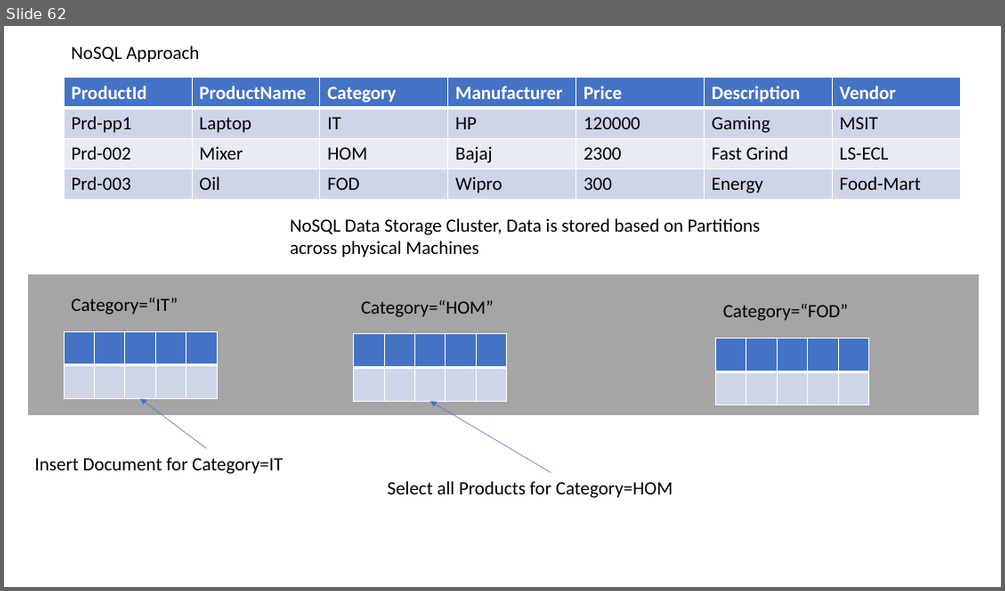
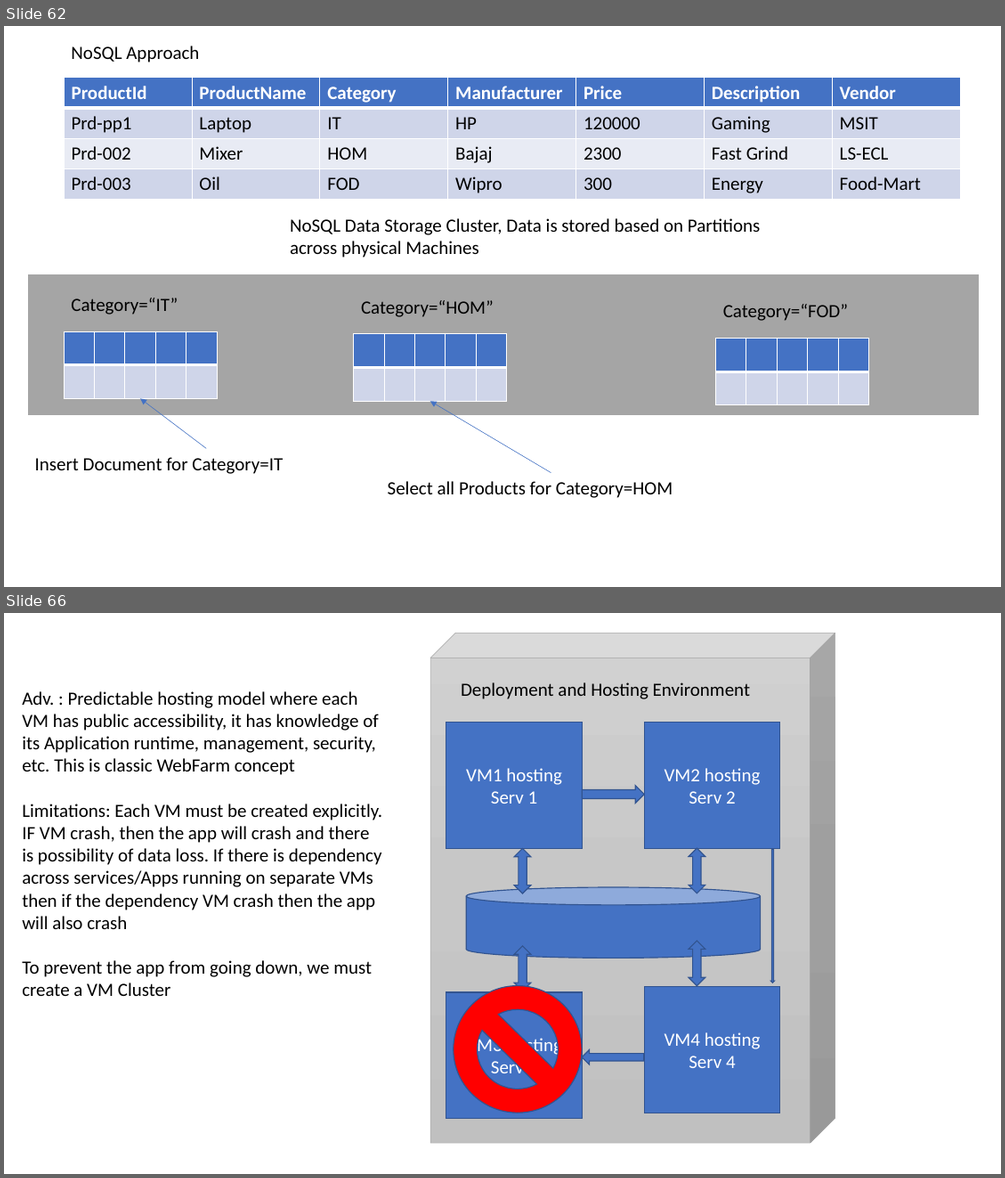
Before and after one commit to maheshsabnis/blazemarch2021, a slide deck: SpotPPTs.pptx. Shown one above the other, each under a label of ours: slide 62 before the commit, slides 62 and 66 after it; the slides between them are not shown. The pictures are 1005x591 and 1005x1178 pixels, drawn with LibreOffice and Linux fonts; fonts in the diff are those of the drawing. Boxes give left, top, right and bottom in pixels: in the first picture for what was removed or moved away, otherwise in the second. Text is boxed around its words. In the diff, an @@ line names an element or a change of style, - is before the commit and + after.

```diff
--- a/SpotPPTs.pptx
+++ b/SpotPPTs.pptx
@@ slide 66 added at bbox=[4, 613, 1001, 1174], background #FFFFFF @@
@@ cube added at bbox=[430, 633, 834, 1143], fill gradient #D2D2D2 to #C8C8C8 to #C0C0C0, outline #A5A5A5 0.5 pt @@
@@ text added at bbox=[22, 691, 383, 996], 18 pt, text #000000 @@
+Adv. : Predictable hosting model where each VM has public accessibility, it has knowledge of its Application runtime, management, security, etc. This is classic WebFarm concept
+Limitations: Each VM must be created explicitly. IF VM crash, then the app will crash and there is possibility of data loss. If there is dependency across services/Apps running on separate VMs then if the dependency VM crash then the app will also crash
+To prevent the app from going down, we must create a VM Cluster
@@ text added at bbox=[461, 682, 750, 699], 18 pt, text #000000 @@
+Deployment and Hosting Environment
@@ rectangle added at bbox=[446, 722, 582, 849], fill #4472C4, outline #325491 1 pt, 18 pt, text #FFFFFF @@
+VM1 hosting Serv 1
@@ rectangle added at bbox=[644, 722, 780, 849], fill #4472C4, outline #325491 1 pt, 18 pt, text #FFFFFF @@
+VM2 hosting Serv 2
@@ right arrow added at bbox=[582, 785, 644, 803], fill #4472C4, outline #325491 1 pt @@
@@ up down arrow added at bbox=[514, 849, 531, 893], fill #4472C4, outline #325491 1 pt @@
@@ up down arrow added at bbox=[688, 848, 704, 892], fill #4472C4, outline #325491 1 pt @@
@@ down arrow added at bbox=[770, 850, 774, 982], fill #4472C4, outline #325491 1 pt @@
@@ cylinder added at bbox=[466, 887, 760, 958], fill #4472C4, outline #325491 1 pt @@
@@ up down arrow added at bbox=[514, 946, 531, 990], fill #4472C4, outline #325491 1 pt @@
@@ up down arrow added at bbox=[688, 941, 704, 985], fill #4472C4, outline #325491 1 pt @@
@@ no-entry sign added at bbox=[453, 985, 582, 1112], fill #FF0000, outline #325491 1 pt @@
@@ rectangle added at bbox=[446, 992, 582, 1119], fill #4472C4, outline #325491 1 pt, 18 pt, text #FFFFFF @@
+VM3 hosting Serv 3
@@ rectangle added at bbox=[644, 987, 780, 1113], fill #4472C4, outline #325491 1 pt, 18 pt, text #FFFFFF @@
+VM4 hosting Serv 4
@@ left arrow added at bbox=[582, 1050, 644, 1064], fill #4472C4, outline #325491 1 pt @@
```
Also in this commit, not shown: 4 other slides added, 24 other files.
